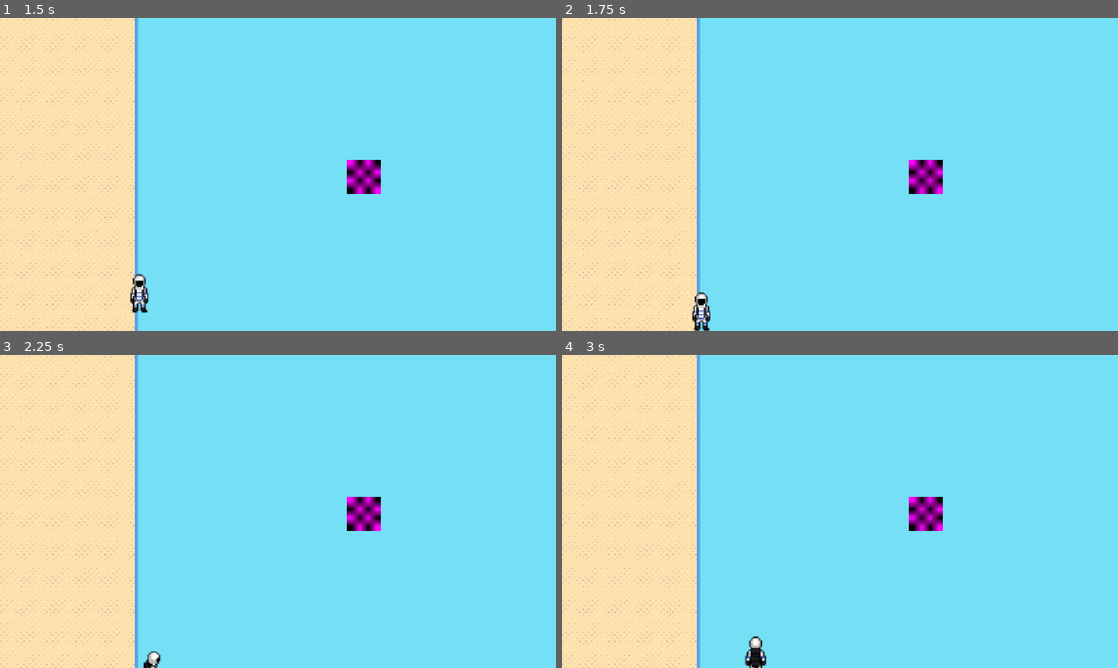
Above: before the commit, frames 1-4 (two rows, left to right).
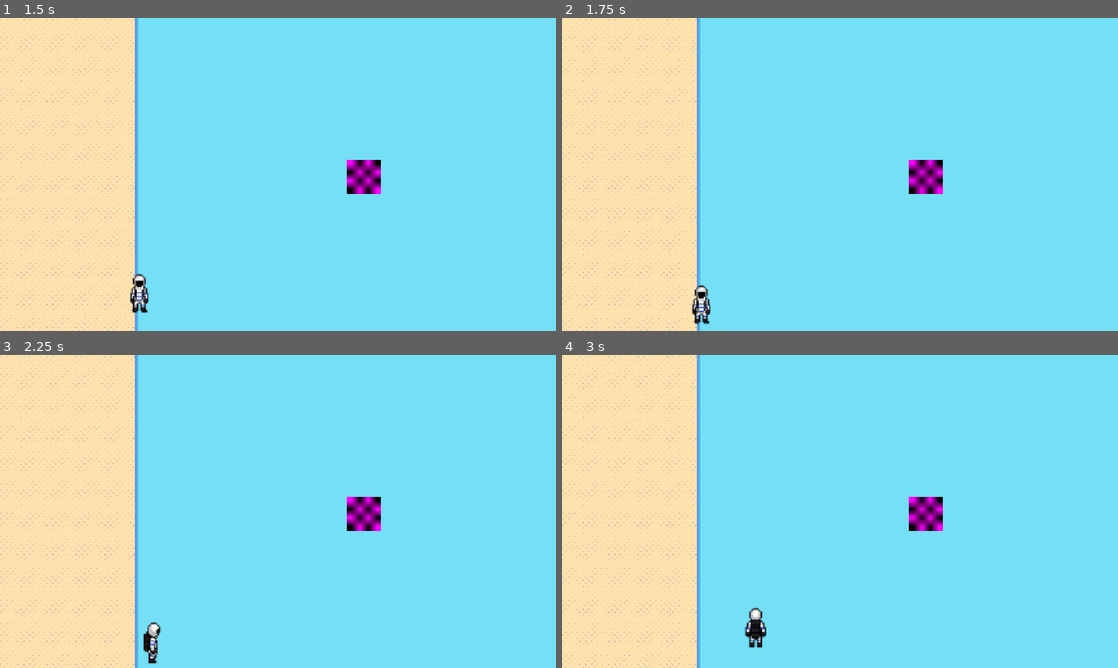
Above: after the commit, the same moments.

Repository: ShreeZilla78/echos-of-the-abyss
Game: Godot game, scene res://scenes/SurfaceMap.tscn
Two runs of this game, one before a commit and one after it. Both use one fixed random seed, a clock stepped at 60 frames per second and the inputs below.
Inputs (mouse positions are in pixels of both pictures, inside the frame that each line leads up to):
- Up to frame 1 (1.5 s): tap Enter at 0.5 s; move the mouse to (400, 158) at 0.52 s; hold Right (ui_right) 0.53-1.28 s; hold C (Sprint) 0.53-1.28 s; click (400, 158) at 0.67 s; move the mouse to (166, 190) at 1.27 s; hold Down (ui_down) from 1.28 s (still down); tap C (Sprint) at 1.35 s
- Up to frame 2 (1.75 s): keep holding Down (ui_down)
- Up to frame 3 (2.25 s): move the mouse to (333, 442) at 2.02 s; release Down (ui_down) at 2.03 s; hold Right (ui_right) from 2.03 s (still down); hold C (Sprint) from 2.03 s (still down)
- Up to frame 4 (3 s): move the mouse to (812, 574) at 2.77 s; release Right (ui_right) at 2.78 s; release C (Sprint) at 2.78 s; hold Up (ui_up) from 2.78 s (still down); tap C (Sprint) at 2.85 s; click (812, 574) at 2.92 s

Frame 1 is identical in both runs. In frame 2, 0.4% of the frame differs, in the area x 23-27%, y 85-100%; in frame 3, 0.4%; in frame 4, 0.6%, in the area x 32-37%, y 80-100%.

Commit message:
Added borders to each map

Diff:
--- a/scenes/Shallows.tscn
+++ b/scenes/Shallows.tscn
@@ -5,6 +5,25 @@
 [ext_resource type="Texture2D" uid="uid://by6104ydxvjyf" path="res://assets/Shallows/TestMap.png" id="2_x07db"]
 [ext_resource type="PackedScene" uid="uid://bsbpq6k5ik0mi" path="res://scenes/BasicEnemy.tscn" id="5_t6lov"]
 [ext_resource type="PackedScene" uid="uid://bmr5mkyabair6" path="res://scenes/Checkpoint.tscn" id="6_414vw"]
+
+[sub_resource type="RectangleShape2D" id="RectangleShape2D_t6lov"]
+size = Vector2(1649.4989, 60)
+
+[sub_resource type="SegmentShape2D" id="SegmentShape2D_t6lov"]
+a = Vector2(-589, 268)
+b = Vector2(-209, 521)
+
+[sub_resource type="SegmentShape2D" id="SegmentShape2D_7om78"]
+a = Vector2(136.4023, 555.5208)
+b = Vector2(25.644745, 173.75945)
+
+[sub_resource type="SegmentShape2D" id="SegmentShape2D_414vw"]
+a = Vector2(615.15485, 264.21484)
+b = Vector2(-126.24482, 126.76846)
+
+[sub_resource type="SegmentShape2D" id="SegmentShape2D_dlchw"]
+a = Vector2(725, 827)
+b = Vector2(962, 708)
 
 [node name="Shallows" type="Node2D" unique_id=245920443]
 position = Vector2(121, 187)
@@ -48,3 +67,63 @@
 [node name="BasicEnemy2" parent="." unique_id=1880773976 instance=ExtResource("5_t6lov")]
 position = Vector2(1002, 169)
 enemy_id = "enemy2"
+
+[node name="StaticBody2D" type="StaticBody2D" parent="." unique_id=744803171]
+
+[node name="CollisionShape2D" type="CollisionShape2D" parent="StaticBody2D" unique_id=939487486]
+position = Vector2(644.5, -219)
+shape = SubResource("RectangleShape2D_t6lov")
+
+[node name="CollisionShape2D4" type="CollisionShape2D" parent="StaticBody2D" unique_id=1036529206]
+position = Vector2(659, 864)
+shape = SubResource("RectangleShape2D_t6lov")
+
+[node name="CollisionShape2D2" type="CollisionShape2D" parent="StaticBody2D" unique_id=1025339252]
+position = Vector2(1447, 162)
+rotation = 1.5631466
+shape = SubResource("RectangleShape2D_t6lov")
+
+[node name="CollisionShape2D5" type="CollisionShape2D" parent="StaticBody2D" unique_id=1673307171]
+position = Vector2(1329.9999, 141)
+rotation = 1.5631466
+shape = SubResource("RectangleShape2D_t6lov")
+
+[node name="CollisionShape2D3" type="CollisionShape2D" parent="StaticBody2D" unique_id=1266747740]
+position = Vector2(-156.00012, 224)
+rotation = 1.5631466
+shape = SubResource("RectangleShape2D_t6lov")
+
+[node name="StaticBody2D2" type="StaticBody2D" parent="StaticBody2D" unique_id=554162501]
+
+[node name="CollisionShape2D" type="CollisionShape2D" parent="StaticBody2D/StaticBody2D2" unique_id=180314407]
+position = Vector2(599, 307)
+shape = SubResource("SegmentShape2D_t6lov")
+
+[node name="CollisionShape2D2" type="CollisionShape2D" parent="StaticBody2D/StaticBody2D2" unique_id=1414417853]
+position = Vector2(1232, -451)
+shape = SubResource("SegmentShape2D_t6lov")
+
+[node name="StaticBody2D3" type="StaticBody2D" parent="StaticBody2D" unique_id=650600013]
+
+[node name="CollisionShape2D" type="CollisionShape2D" parent="StaticBody2D/StaticBody2D3" unique_id=728469454]
+rotation = 0.2320351
+shape = SubResource("SegmentShape2D_7om78")
+
+[node name="StaticBody2D4" type="StaticBody2D" parent="StaticBody2D" unique_id=1918757013]
+rotation = -0.68254745
+
+[node name="CollisionShape2D" type="CollisionShape2D" parent="StaticBody2D/StaticBody2D4" unique_id=788447392]
+shape = SubResource("SegmentShape2D_414vw")
+
+[node name="StaticBody2D5" type="StaticBody2D" parent="StaticBody2D" unique_id=1724112197]
+
+[node name="CollisionShape2D" type="CollisionShape2D" parent="StaticBody2D/StaticBody2D5" unique_id=659138995]
+shape = SubResource("SegmentShape2D_dlchw")
+
+[node name="CollisionShape2D2" type="CollisionShape2D" parent="StaticBody2D/StaticBody2D5" unique_id=1780187304]
+position = Vector2(232, -117)
+shape = SubResource("SegmentShape2D_dlchw")
+
+[node name="StaticBody2D6" type="StaticBody2D" parent="StaticBody2D" unique_id=1899173665]
+
+[node name="CollisionShape2D" type="CollisionShape2D" parent="StaticBody2D/StaticBody2D6" unique_id=461342136]
--- a/scenes/SurfaceMap.tscn
+++ b/scenes/SurfaceMap.tscn
@@ -374,6 +374,9 @@
 [sub_resource type="TileSet" id="TileSet_s6dw6"]
 sources/0 = SubResource("TileSetScenesCollectionSource_seuly")
 
+[sub_resource type="RectangleShape2D" id="RectangleShape2D_s6dw6"]
+size = Vector2(1649.4989, 60)
+
 [node name="SurfaceMap" type="Node2D" unique_id=412473697]
 position = Vector2(6, 7)
 script = ExtResource("1_seuly")
@@ -411,5 +414,25 @@
 position = Vector2(215, 713)
 
 [node name="TileMapLayer" type="TileMapLayer" parent="." unique_id=1501654000]
+scale = Vector2(2, 2)
 tile_set = SubResource("TileSet_s6dw6")
-scale = Vector2(2, 2)
+
+[node name="StaticBody2D" type="StaticBody2D" parent="." unique_id=2046456429]
+
+[node name="CollisionShape2D" type="CollisionShape2D" parent="StaticBody2D" unique_id=1427824489]
+position = Vector2(774.5001, -46)
+shape = SubResource("RectangleShape2D_s6dw6")
+
+[node name="CollisionShape2D4" type="CollisionShape2D" parent="StaticBody2D" unique_id=724672586]
+position = Vector2(785, 870)
+shape = SubResource("RectangleShape2D_s6dw6")
+
+[node name="CollisionShape2D2" type="CollisionShape2D" parent="StaticBody2D" unique_id=981608786]
+position = Vector2(1577.0001, 335)
+rotation = 1.5631466
+shape = SubResource("RectangleShape2D_s6dw6")
+
+[node name="CollisionShape2D3" type="CollisionShape2D" parent="StaticBody2D" unique_id=703141079]
+position = Vector2(-26, 397)
+rotation = 1.5631466
+shape = SubResource("RectangleShape2D_s6dw6")
